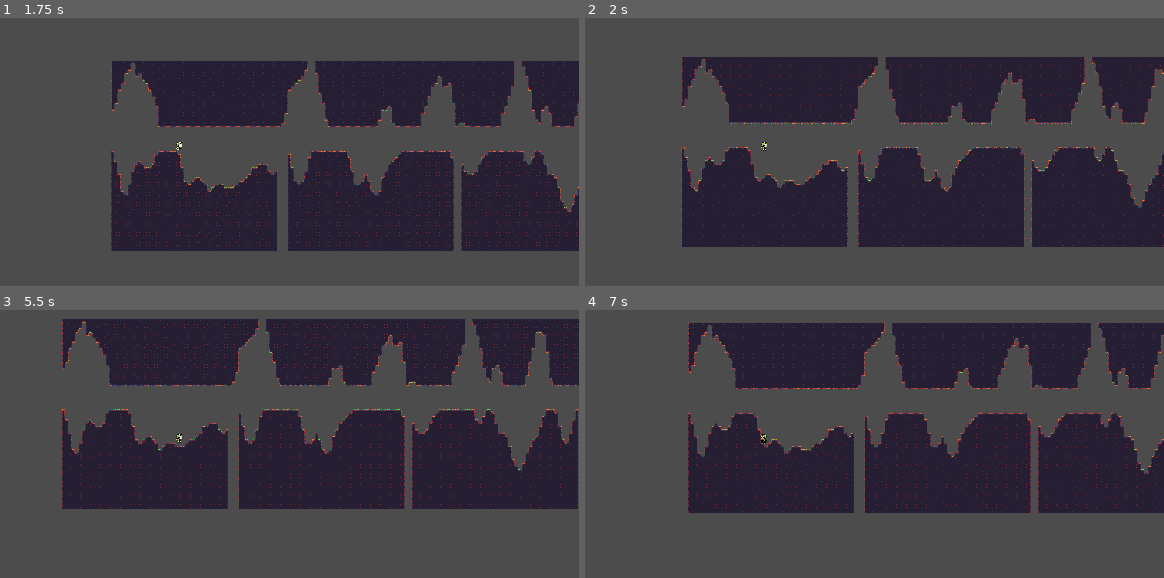
Above: before the commit, frames 1-4 (two rows, left to right).
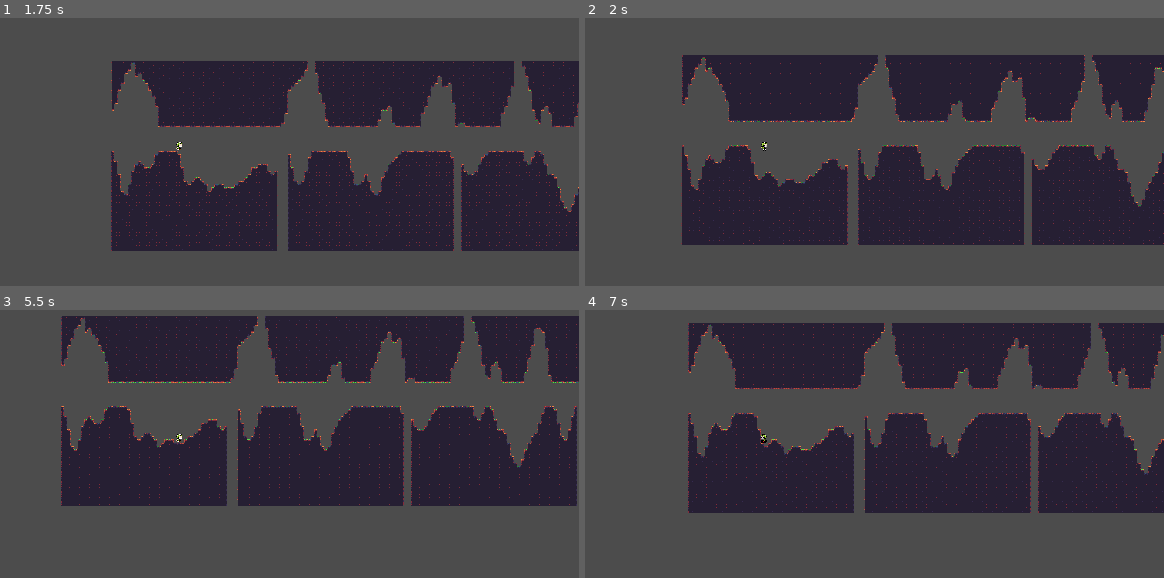
Above: after the commit, the same moments.

Repository: codemonsters/racekombat
Game: Godot game, scene res://Tilemap.tscn
Same seed, same stepped clock (60 frames per second), same inputs: the game is played once before the commit and once after it. This scene is started directly instead of the project's main scene.
Inputs:
- Up to frame 1 (1.75 s): tap Enter (ui_accept) at 0.5, 0.77, 1.52 s; hold Right (ui_right) from 0.53 s (still down); tap Space at 0.6 s; tap Shift at 1.35 s
- Up to frame 2 (2 s): keep holding Right (ui_right)
- Up to frame 3 (5.5 s): release Right (ui_right) at 2.03 s; hold Left (ui_left) 2.03-2.78 s; tap Keypad Enter at 2.1, 4.35 s; tap Enter (ui_accept) at 2.75, 3.02, 3.77, 4.25, 4.52 s; hold Right (ui_right) 2.78-4.28 s; tap Space at 2.85, 5.1 s; tap Shift at 3.6 s; hold Left (ui_left) 4.28-5.03 s; hold Right (ui_right) from 5.03 s (still down)
- Up to frame 4 (7 s): release Right (ui_right) at 5.78 s; hold Left (ui_left) from 5.78 s (still down); tap Shift at 5.85 s; tap Enter (ui_accept) at 6.02, 6.77 s; tap Keypad Enter at 6.6 s

Frame 1 is identical in both runs. In frame 2, 4.6% of the frame differs, in the area x 16-100%, y 13-86%; in frame 3, 7.5%, in the area x 10-100%, y 2-75%; in frame 4, 0.3%.

Commit message:
Cambiado jugador a move_and_slide_with_snap() para que no entre en estado Air al apoyarse en una plataforma que está descendiendo

Diff:
--- a/server/Player.tscn
+++ b/server/Player.tscn
@@ -16,24 +16,24 @@
 
 [sub_resource type="SpriteFrames" id=1]
 animations = [ {
+"frames": [ ExtResource( 1 ), ExtResource( 7 ) ],
+"loop": true,
+"name": "idle",
+"speed": 5.0
+}, {
 "frames": [ ExtResource( 12 ) ],
 "loop": true,
 "name": "fall",
 "speed": 5.0
 }, {
+"frames": [ ExtResource( 9 ), ExtResource( 11 ), ExtResource( 8 ), ExtResource( 13 ) ],
+"loop": true,
+"name": "run",
+"speed": 5.0
+}, {
 "frames": [ ExtResource( 10 ) ],
 "loop": true,
 "name": "jump",
-"speed": 5.0
-}, {
-"frames": [ ExtResource( 1 ), ExtResource( 7 ) ],
-"loop": true,
-"name": "idle",
-"speed": 5.0
-}, {
-"frames": [ ExtResource( 9 ), ExtResource( 11 ), ExtResource( 8 ), ExtResource( 13 ) ],
-"loop": true,
-"name": "run",
 "speed": 5.0
 } ]
 
@@ -48,6 +48,7 @@
 scale = Vector2( 0.2, 0.2 )
 frames = SubResource( 1 )
 animation = "idle"
+frame = 1
 playing = true
 
 [node name="CollisionShape2D" type="CollisionShape2D" parent="."]
--- a/server/scripts/Idle.gd
+++ b/server/scripts/Idle.gd
@@ -1,4 +1,6 @@
 extends State
+
+var snap = Vector2.DOWN * 60
 
 func enter(_msg := {}) -> void:
 	owner.velocity = Vector2.ZERO
@@ -17,6 +19,10 @@
 
 
 func update(delta: float) -> void:
-	if not owner.is_on_floor():
+	if owner.is_on_floor():
+		snap = Vector2.DOWN * 60
+		owner.velocity = owner.move_and_slide_with_snap(owner.velocity, snap, Vector2.UP)
+	else:
+		snap = Vector2.ZERO
 		stateMachine.transitionTo("Air")
 		return
--- a/server/scripts/Run.gd
+++ b/server/scripts/Run.gd
@@ -1,4 +1,6 @@
 extends State
+
+var snap = Vector2.DOWN * 60
 
 func enter(_msg := {}) -> void:
 	owner.animatedSprite.play("run")
@@ -9,8 +11,10 @@
 
 func physicsUpdate(delta: float) -> void:
 	if not owner.is_on_floor():
+		snap = Vector2.ZERO
 		stateMachine.transitionTo("Air")
 		return
+	snap = Vector2.DOWN * 60
 	var inputDirectionX: float = (
 		Input.get_action_strength("ui_right")
 		- Input.get_action_strength("ui_left")
@@ -23,6 +27,6 @@
 		owner.animatedSprite.flip_h = false
 	owner.velocity.x = owner.velocidad * inputDirectionX
 	owner.velocity.y += owner.gravedad * delta
-	owner.velocity = owner.move_and_slide(owner.velocity, Vector2.UP)
+	owner.velocity = owner.move_and_slide_with_snap(owner.velocity, snap, Vector2.UP)
 	if is_equal_approx(inputDirectionX, 0.0):
 		stateMachine.transitionTo("Idle")
Not shown, changed: client/icon.png.import
